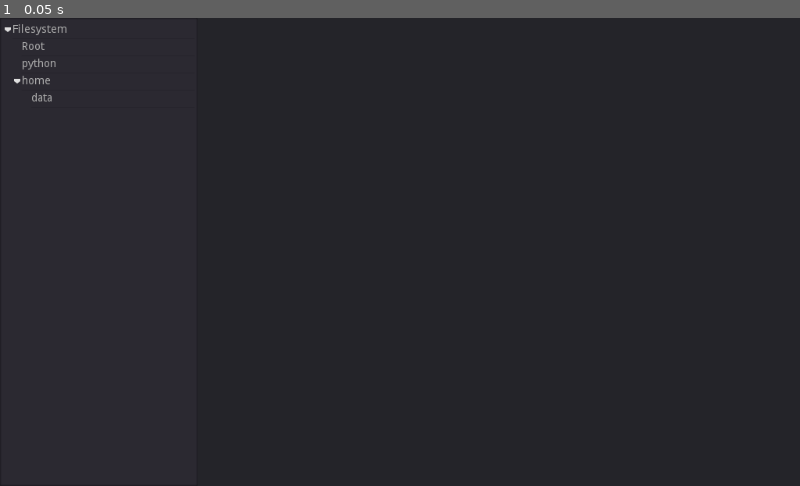
Above: before the commit, frame 1.
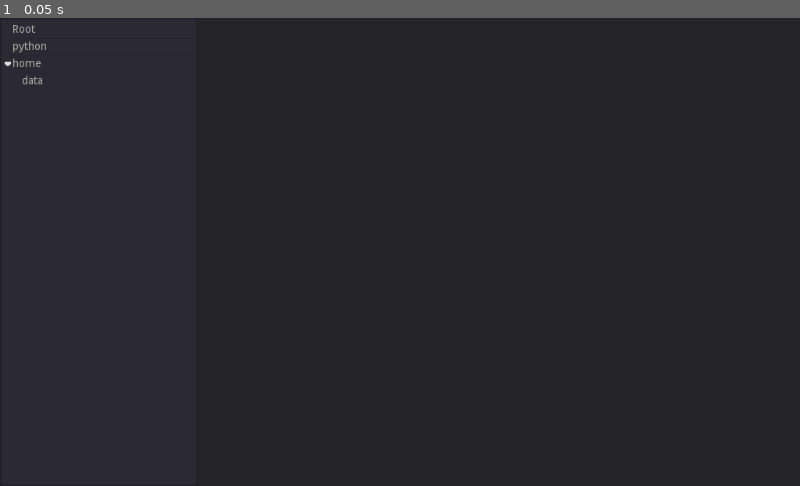
Above: after the commit, the same moment.

Repository: Koumarin/file-manager
Game: Godot game, scene res://scn/main.tscn
Same seed, same stepped clock (60 frames per second), same inputs: the game is played once before the commit and once after it. The engine's default icon, where the game draws it, is replaced by a stand-in: a white triangle on a blue panel in a dark square.
Inputs:
- Up to frame 1 (0.05 s): no input

The runs differ from the first frame. In frame 1, 0.2% of the frame differs, in the area x 0-9%, y 1-18%.

Commit message:
hide root from file tree

Diff:
--- a/project.godot
+++ b/project.godot
@@ -10,6 +10,7 @@
 
 _global_script_classes=[  ]
 _global_script_class_icons={
+
 }
 
 [application]
--- a/scn/file-tree.tscn
+++ b/scn/file-tree.tscn
@@ -12,6 +12,7 @@
 
 	connect('item_activated', self, '_on_item_activated')
 
+	set_hide_root(true)
 	item = create_item()
 	item.set_text(0, 'Filesystem')
 	item.set_selectable(0, false)
@@ -84,3 +85,6 @@
 size_flags_horizontal = 3
 size_flags_vertical = 3
 script = SubResource( 1 )
+__meta__ = {
+"_edit_use_anchors_": false
+}
--- a/scn/main.tscn
+++ b/scn/main.tscn
@@ -64,7 +64,6 @@
 margin_left = 265.0
 margin_right = 1024.0
 margin_bottom = 600.0
-
 [connection signal="directory_changed" from="." to="Panel/HSplitContainer/IconContainer" method="_on_directory_changed"]
 [connection signal="directory_selected" from="Panel/HSplitContainer/FileTree" to="." method="_on_FileTree_directory_selected"]
 [connection signal="icon_opened" from="Panel/HSplitContainer/IconContainer" to="." method="_on_icon_opened"]
